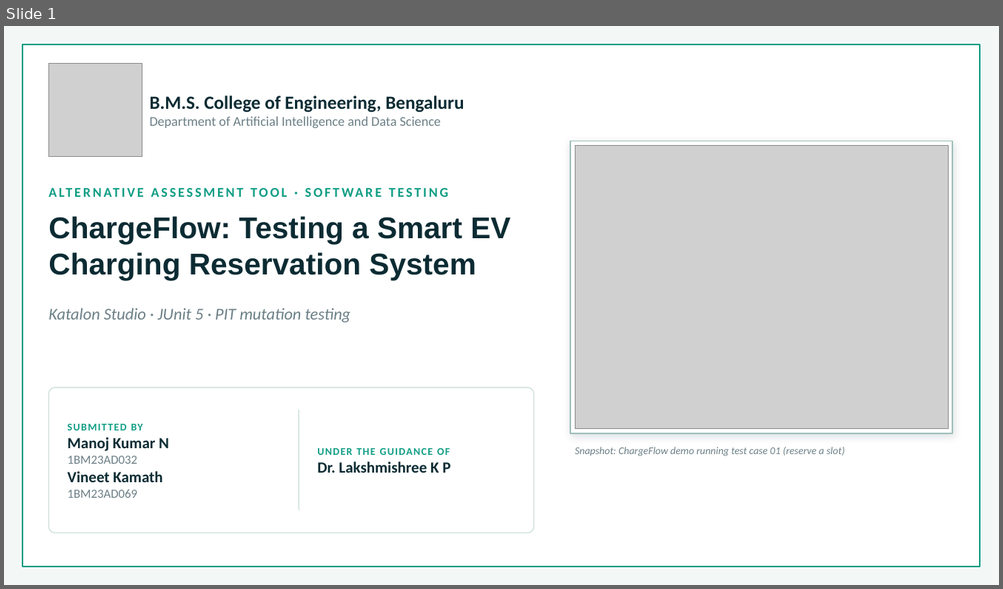
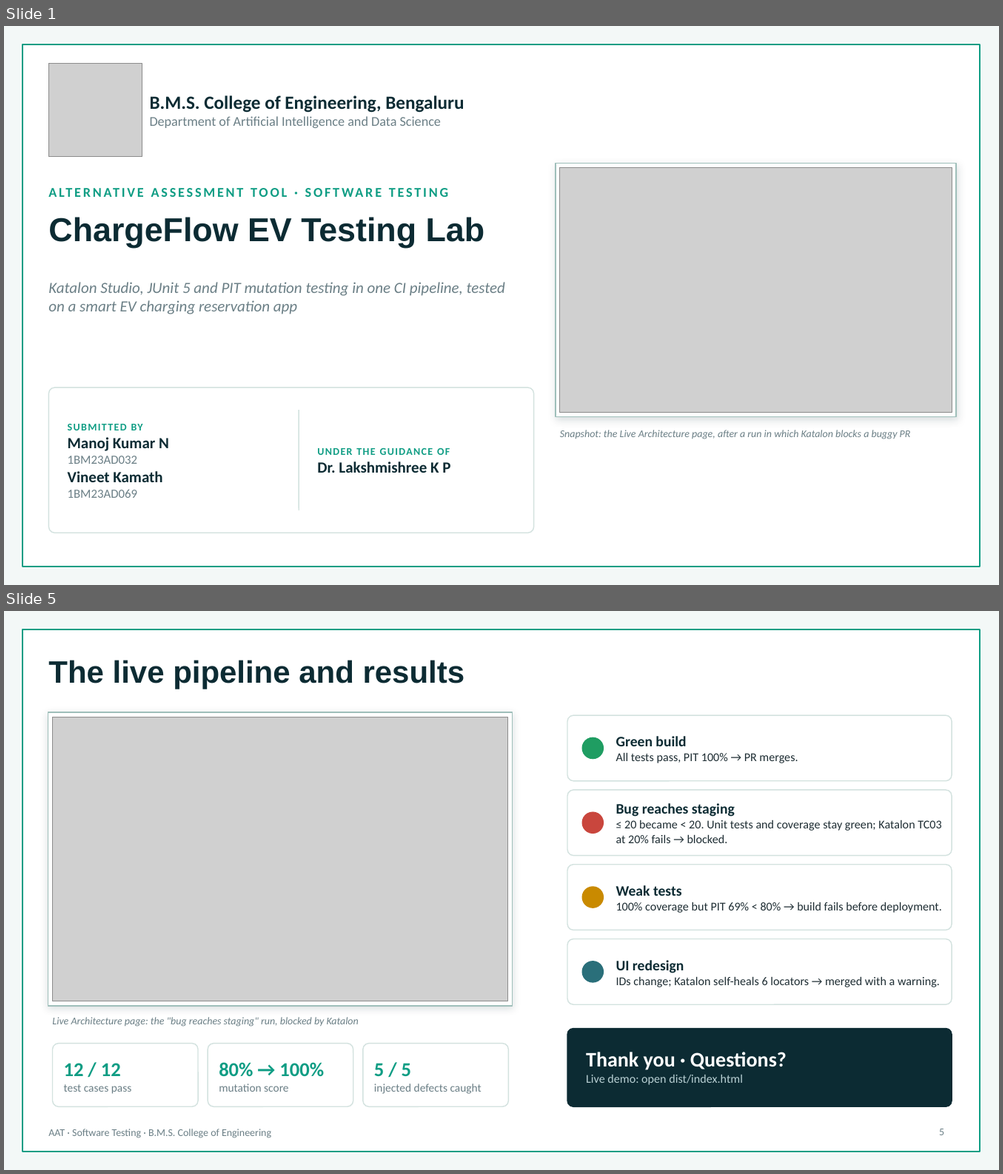
Before and after one commit to VineetKamath/chargeflow-ev-testing-lab, a slide deck: presentation/AAT_Software_Testing_ChargeFlow.pptx. Shown one above the other, each under a label of ours: slide 1 before the commit, slides 1 and 5 after it; the slides between them are not shown. The pictures are 1003x589 and 1003x1174 pixels, drawn with LibreOffice and Linux fonts; fonts in the diff are those of the drawing; grey boxes stand for pictures; background and template pictures are left out. Boxes give left, top, right and bottom in pixels: in the first picture for what was removed or moved away, otherwise in the second. Text is boxed around its words. In the diff, an @@ line names an element or a change of style, - is before the commit and + after.

```diff
--- a/presentation/AAT_Software_Testing_ChargeFlow.pptx
+++ b/presentation/AAT_Software_Testing_ChargeFlow.pptx
@@ slide 5 added at [4, 611, 999, 1170], background #F3F8F7; not listed: 1 template element that a slide beside it also shows @@
@@ title added at [48, 660, 465, 689], 30 pt, text #0C2B33, bold @@
+The live pipeline and results
@@ rectangle added at [48, 712, 512, 1006], fill #FFFFFF, outline #9FBFBA 1 pt @@
@@ picture added at [53, 717, 508, 1002] @@
@@ rounded rectangle added at [567, 715, 951, 781], fill #FFFFFF, outline #D3E2DF 1 pt @@
@@ ellipse added at [582, 738, 603, 759], fill #1F9D62, outline #1F9D62 1 pt @@
@@ text added at [616, 736, 797, 763], 11.5 pt, text #1E2D33 @@
+Green build
+All tests pass, PIT 100% → PR merges.
@@ rounded rectangle added at [567, 790, 951, 856], fill #FFFFFF, outline #D3E2DF 1 pt @@
@@ text added at [616, 803, 941, 843], 11.5 pt, text #1E2D33 @@
+Bug reaches staging
+≤ 20 became < 20. Unit tests and coverage stay green; Katalon TC03 at 20% fails → blocked.
@@ ellipse added at [582, 812, 603, 833], fill #C9463D, outline #C9463D 1 pt @@
@@ rounded rectangle added at [567, 865, 951, 931], fill #FFFFFF, outline #D3E2DF 1 pt @@
@@ ellipse added at [582, 887, 603, 908], fill #C98A00, outline #C98A00 1 pt @@
@@ text added at [616, 886, 942, 913], 11.5 pt, text #1E2D33 @@
+Weak tests
+100% coverage but PIT 69% < 80% → build fails before deployment.
@@ rounded rectangle added at [567, 940, 951, 1005], fill #FFFFFF, outline #D3E2DF 1 pt @@
@@ ellipse added at [582, 962, 603, 982], fill #2A6F7A, outline #2A6F7A 1 pt @@
@@ text added at [616, 960, 939, 988], 11.5 pt, text #1E2D33 @@
+UI redesign
+IDs change; Katalon self-heals 6 locators → merged with a warning.
@@ text added at [52, 1017, 358, 1027], 10 pt, text #6B7F86, italic @@
+Live Architecture page: the "bug reaches staging" run, blocked by Katalon
@@ rounded rectangle added at [567, 1029, 951, 1107], fill #0C2B33, outline #0C2B33 1 pt @@
@@ rounded rectangle added at [53, 1044, 198, 1107], fill #FFFFFF, outline #D3E2DF 1 pt @@
@@ rounded rectangle added at [208, 1044, 353, 1107], fill #FFFFFF, outline #D3E2DF 1 pt @@
@@ rounded rectangle added at [363, 1044, 509, 1107], fill #FFFFFF, outline #D3E2DF 1 pt @@
@@ text added at [586, 1052, 786, 1085], 11.5 pt, text #B8CFD3 @@
+Thank you · Questions?
+Live demo: open dist/index.html
@@ text added at [64, 1063, 132, 1094], 11 pt, text #6B7F86 @@
+12 / 12
+test cases pass
@@ text added at [219, 1062, 324, 1092], 11 pt, text #6B7F86 @@
+80% → 100%
+mutation score
@@ text added at [374, 1063, 481, 1094], 11 pt, text #6B7F86 @@
+5 / 5
+injected defects caught
@@ text added at [48, 1129, 271, 1139], 10 pt, text #6B7F86 @@
+AAT · Software Testing · B.M.S. College of Engineering
@@ page number added at [939, 1129, 944, 1136], 10 pt, text #6B7F86 @@
+5
@@ slide 1 changed as well @@
@@ rectangle: place and size @@
-rectangle at [570, 141, 952, 434]
+rectangle at [555, 164, 956, 417]
@@ picture: place and size @@
-picture at [575, 145, 948, 429]
+picture at [560, 168, 951, 413]
@@ text at [48, 217, 485, 248]: text changed; size 29 to 32 pt @@
-ChargeFlow: Testing a Smart EV Charging Reservation System
+ChargeFlow EV Testing Lab
@@ text at [48, 282, 505, 315]: text changed; size 16 to 15 pt @@
-Katalon Studio · JUnit 5 · PIT mutation testing
+Katalon Studio, JUnit 5 and PIT mutation testing in one CI pipeline, tested on a smart EV charging reservation app
@@ text at [560, 430, 910, 440]: text changed @@
-Snapshot: ChargeFlow demo running test case 01 (reserve a slot)
+Snapshot: the Live Architecture page, after a run in which Katalon blocks a buggy PR
```
Also in this commit, not shown: 1 other slide changed, 2 other slides added, 3 slides removed.
